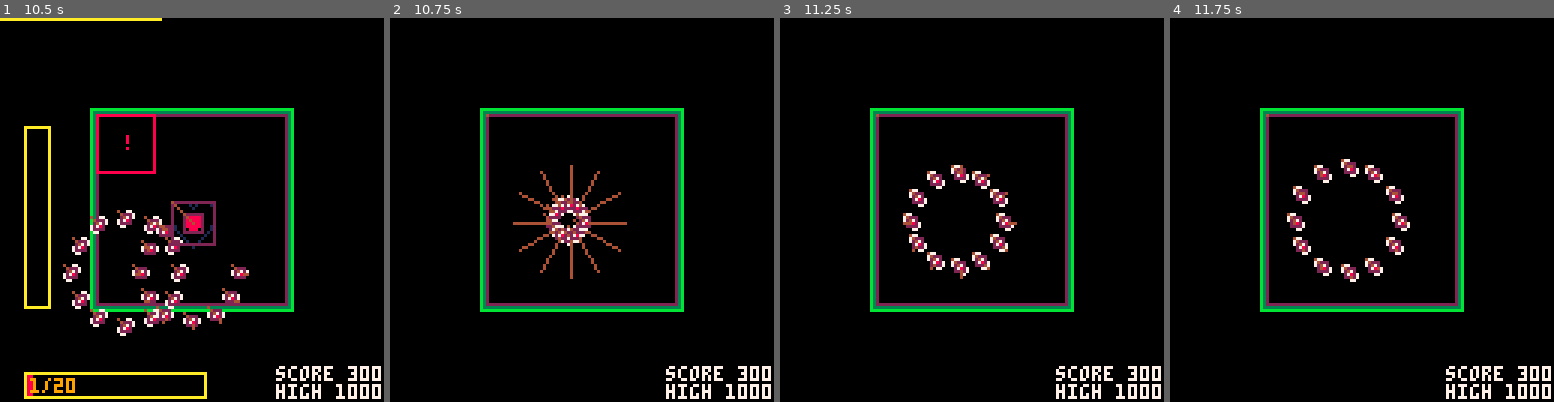
Above: before the commit, frames 1-4 (left to right).
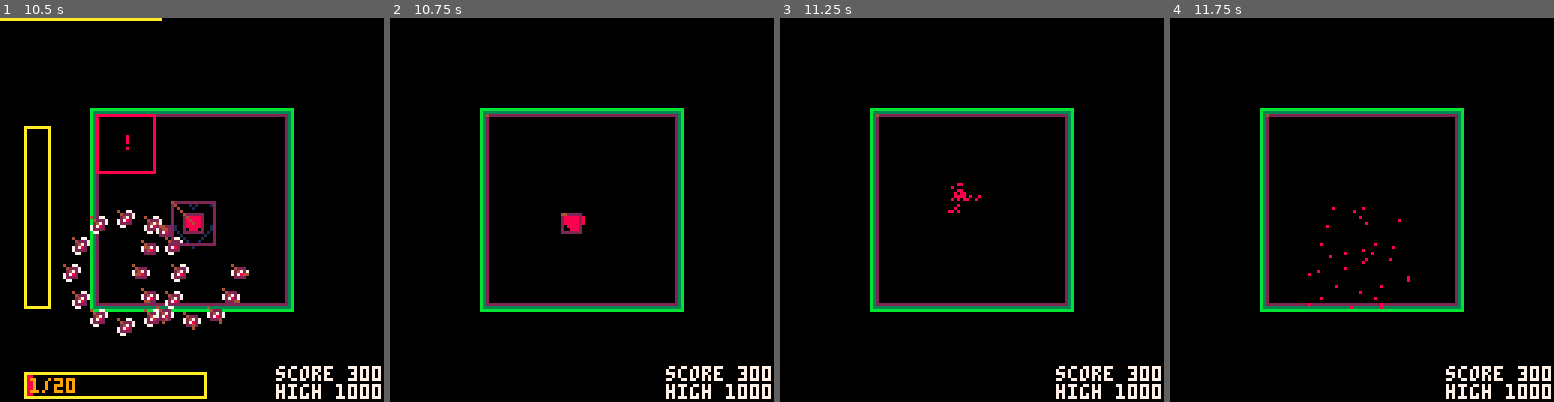
Above: after the commit, the same moments.

Repository: GiovanH/Pico8_Dev
Game: PICO-8 cartridge undertale.p8
Same seed, same stepped clock (60 frames per second), same inputs: the game is played once before the commit and once after it.
Inputs:
- Up to frame 1 (10.5 s): tap O (Z key) at 0.33, 0.7, 1.43, 2.22, 3.1, 3.98, 4.87, 5.75, 6.63, 7.52, 8.4, 9.28, 10.17 s; tap X (X key) at 1.07, 2.07, 2.4, 2.73, 3.07, 3.4, 3.73, 4.07, 4.4, 4.73, 5.07, 5.4, 5.73, 6.07, 6.4, 6.73, 7.07, 7.4, 7.73, 8.07, 8.4, 8.73, 9.07, 9.4, 9.73, 10.07, 10.4 s; hold Left 1.97-2.37 s; hold Down 2.42-2.82 s; hold Right 2.87-3.53 s; hold Up 3.58-4.08 s; hold Right 4.13-4.53 s; hold Down 4.58-5.08 s; hold Left 5.13-5.8 s; hold Up 5.85-6.18 s; hold Left 6.23-6.63 s; hold Down 6.68-7.08 s; hold Right 7.13-7.8 s; hold Up 7.85-8.35 s; hold Right 8.4-8.8 s; hold Down 8.85-9.35 s; hold Left 9.4-10.07 s; hold Up 10.12-10.45 s
- Up to frame 2 (10.75 s): hold Left from 10.5 s (still down); tap X (X key) at 10.73 s
- Up to frame 3 (11.25 s): release Left at 10.9 s; hold Down from 10.95 s (still down); tap O (Z key) at 11.05 s; tap X (X key) at 11.07 s
- Up to frame 4 (11.75 s): release Down at 11.35 s; tap X (X key) at 11.4, 11.73 s; hold Right from 11.4 s (still down)

Frame 1 is identical in both runs. In frame 2, 1.9% of the frame differs, in the area x 32-62%, y 38-68%; in frame 3, 2.0%; in frame 4, 2.0%.

Commit message:
Deluxe missile physics

Diff:
--- a/undertale.p8
+++ b/undertale.p8
@@ -645,6 +645,22 @@
 
 -- Player
 
+local t_shakespr = mob:extend{
+ frame_len = 3,
+ shaketab={
+  vec(-1, -1),
+  vec(1, 1),
+  vec(-1, 0),
+  vec(1, 0),
+  vec(-1, 1),
+  vec(1, 1),
+ }
+}
+function t_shakespr:update()
+ self.offset = self.shaketab[flr(self.stage.mclock/self.frame_len) % #self.shaketab]
+ mob.update(self)
+end
+
 local t_soul = mob:extend{
  invuln = 0,
  dynamic = true,
@@ -661,23 +677,31 @@
  mob.init(self, pos, 0, vec(7))
 end
 function t_soul:explode()
- local anim_length = 90
- self.stage:schedule(anim_length, function()
+ self.o_graze:destroy()
+ self:destroy()
+
+ -- TODO: Temp explosion
+ local stage = self.stage  -- soul will be destroyed
+ stage:add(t_shakespr(self.pos+self.offset, self.spr, self.size, {ttl=30}))
+ -- stage:add(sprparticle(self.spr, vec(1), self.pos+self.offset, vec_zero, vec_zero, 30))
+ stage:schedule(30, function()
+   local n = 12
+   spr(0,0,0,1,1)
+   for x=0,6 do
+    for y=0,6 do
+     local p = self.pos + vec(x, y) + self.offset
+     stage:add(particle(
+       p,
+       vec(rndr(-0.5, 0.5), rndr(-2, -1)),
+       vec(0, 0.1),
+       60,
+       pget(x, y)))
+    end
+   end
+  end)
+ self.stage:schedule(120, function()
    cur_stage = st_mainmenu()
   end)
- self.o_graze:destroy()
- self:destroy()
-
- -- TODO: Temp explosion
- local n = 12
- for i = 1, n do
-  self.stage:add(b_meteorexp(
-    self.pos,
-    vec(cos(i/n), sin(i/n))*0.95,
-    90,
-    0)
-  )
- end
 
 end
 function t_soul:_moveif(step)
@@ -999,15 +1023,49 @@
  anim = nil,
  size = vec(4),
  destroy_on_dmg = false,
- max_vel = 1.0
+ max_vel = 1.0,
+ acc_angle = 0.75
 }
 function b_missile:update()
- local v_towards = self.stage.o_soul.pos:__sub(self.pos):norm()
- self.acc = v_towards*0.035 + self.vel*-0.005
- t_bullet.update(self)
+ local vec_to_player = self.stage.o_soul.pos:__sub(self.pos)
+ self.towards = atan2(vec_to_player:unpack())
+ local a = self.towards
+
+ -- always rotate the short way!
+ if (a-self.acc_angle>.5) a-=1
+ if (a-self.acc_angle<-.5) a+=1
+
+ -- gradually rotate toward the player
+ local vel_angle = atan2(self.vel:unpack())
+ local ang_diff = a-self.acc_angle
+ -- don't adjust if already on target
+ if abs(ang_diff) > 0.01 then
+  local newangle = sgn(ang_diff)/150
+  self.acc_angle += newangle
+  -- if far away, turn faster
+  if (vec_to_player:mag() > 50) self.acc_angle += newangle
+  self.acc_angle %= 1
+ end
+ -- move acceleration closer to towards player
+ self.acc = vec(.05, 0):rotate(self.acc_angle)
+
+ -- if angle ~ 90deg, slow down to avoid orbit
+ -- local angle_between = abs((self.acc_angle - vel_angle)%0.5)
+ -- printa(angle_between)
+ -- if angle_between > 0.23 and angle_between < 0.25 then
+ --  self.acc -= self.vel:norm()*0.05
+ -- end
+ -- local angle_between = abs(.5 + self.towards - vel_angle)
+ -- -- printa((self.towards - vel_angle), angle_between)
+ --  if angle_between < 0.12 then
+ --  printa("reverse!")
+ --  self.acc -= self.vel:norm()*0.05
+ -- end
+
  if self.vel:mag() > self.max_vel then
   self.vel = self.vel:norm()*self.max_vel
  end
+ t_bullet.update(self)
 end
 function b_missile:draw()
  pal(self.paltab)
@@ -1019,6 +1077,12 @@
  }
  draw_beam(path, self.pos, atan2(self.vel:unpack()), 7)
  t_bullet.draw(self)
+end
+function b_missile:drawdebug()
+ local spx, spy = self.pos:unpack()
+ line(spx, spy,
+  mrconcatu(self.pos+vec(10, 0):rotate(self.towards), 3))
+ t_bullet.drawdebug(self)
 end
 
 -- Patterns
